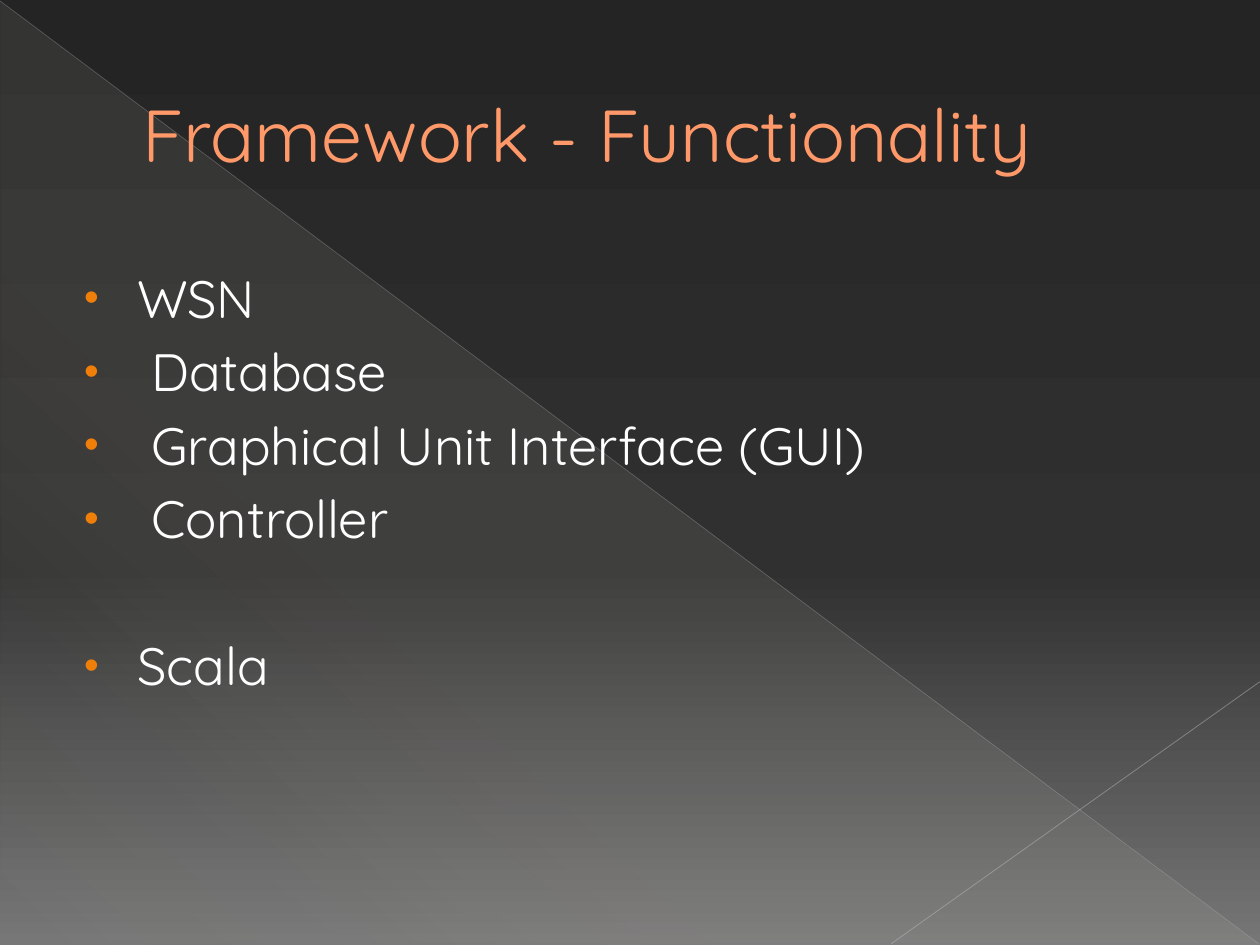
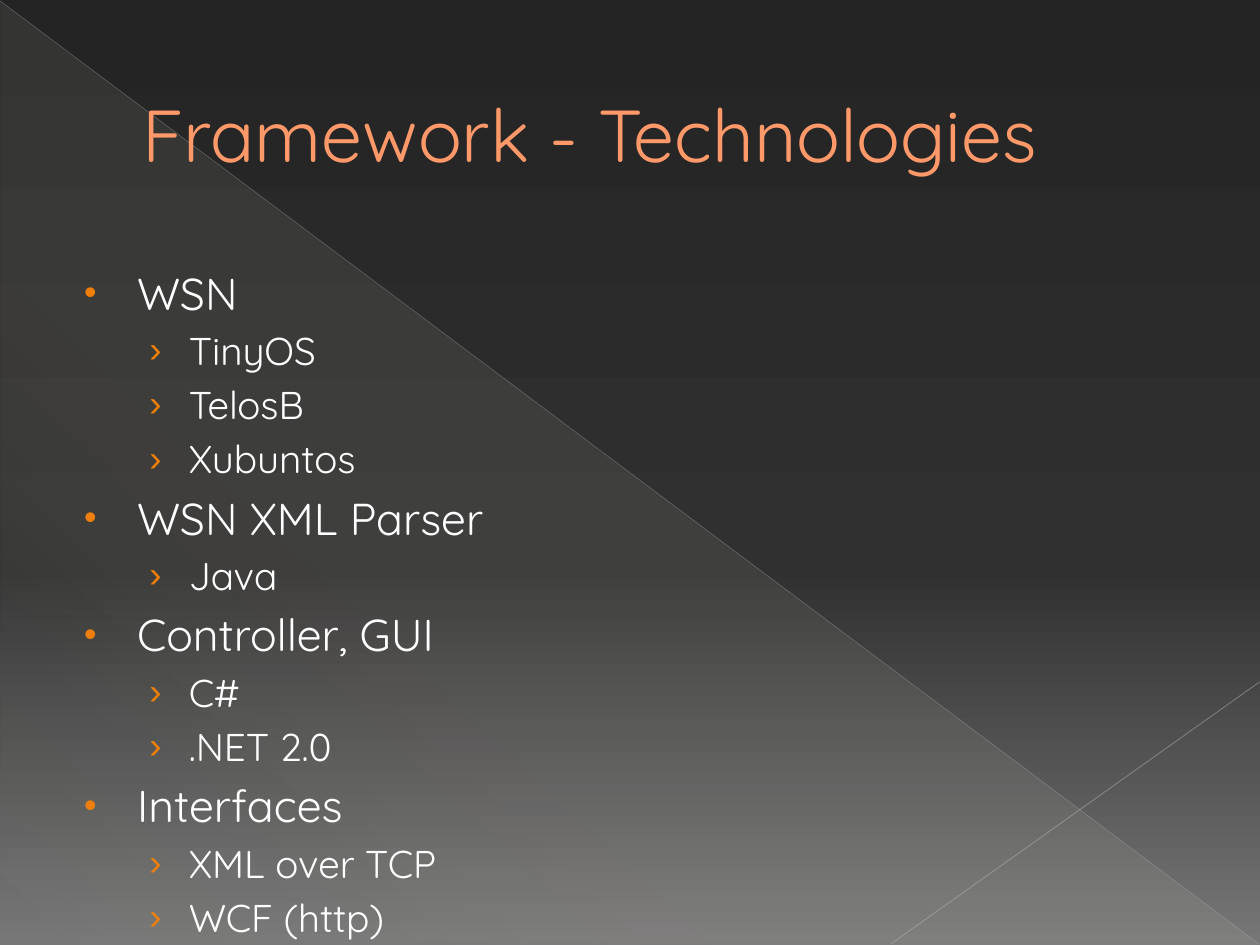
Before and after one commit to michelecorrea3/wsnlocalizationscala, a slide deck: slide 32 of Resources/WSN localization with Senseless framework.pptx (slide 35 before the commit). Drawn at 1260x945 pixels with LibreOffice and Linux fonts; fonts in the diff are those of the drawing. Boxes give left, top, right and bottom in pixels: in the first picture for what was removed or moved away, otherwise in the second. Text is boxed around its words. In the diff, an @@ line names an element or a change of style, - is before the commit and + after.

```diff
--- a/Resources/WSN localization with Senseless framework.pptx
+++ b/Resources/WSN localization with Senseless framework.pptx
@@ title at <box>142,107,1037,181</box>: text changed @@
-Framework - Functionality
+Framework - Technologies
@@ text at <box>137,278,237,311</box>: size 30 to 25.5 pt in "WSN" @@
@@ text at <box>137,337,483,879</box>: text changed; size 30 to 22.1 pt @@
-• Database
-• Graphical Unit Interface (GUI)
-• Controller
-• Scala
+  › TinyOS
+  › TelosB
+  › Xubuntos
+• WSN XML Parser
+  › Java
+• Controller, GUI
+  › C#
+  › .NET 2.0
+• Interfaces
+  › XML over TCP
+  › WCF (http)
```
Also in this commit, not shown: 4 other slides changed, 3 slides added, 1 slide removed.
